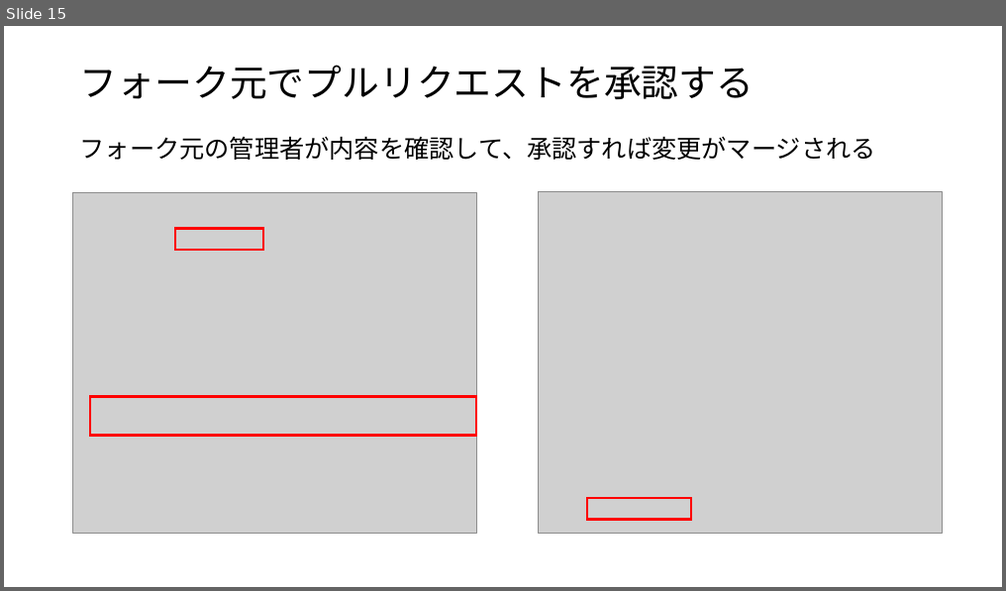
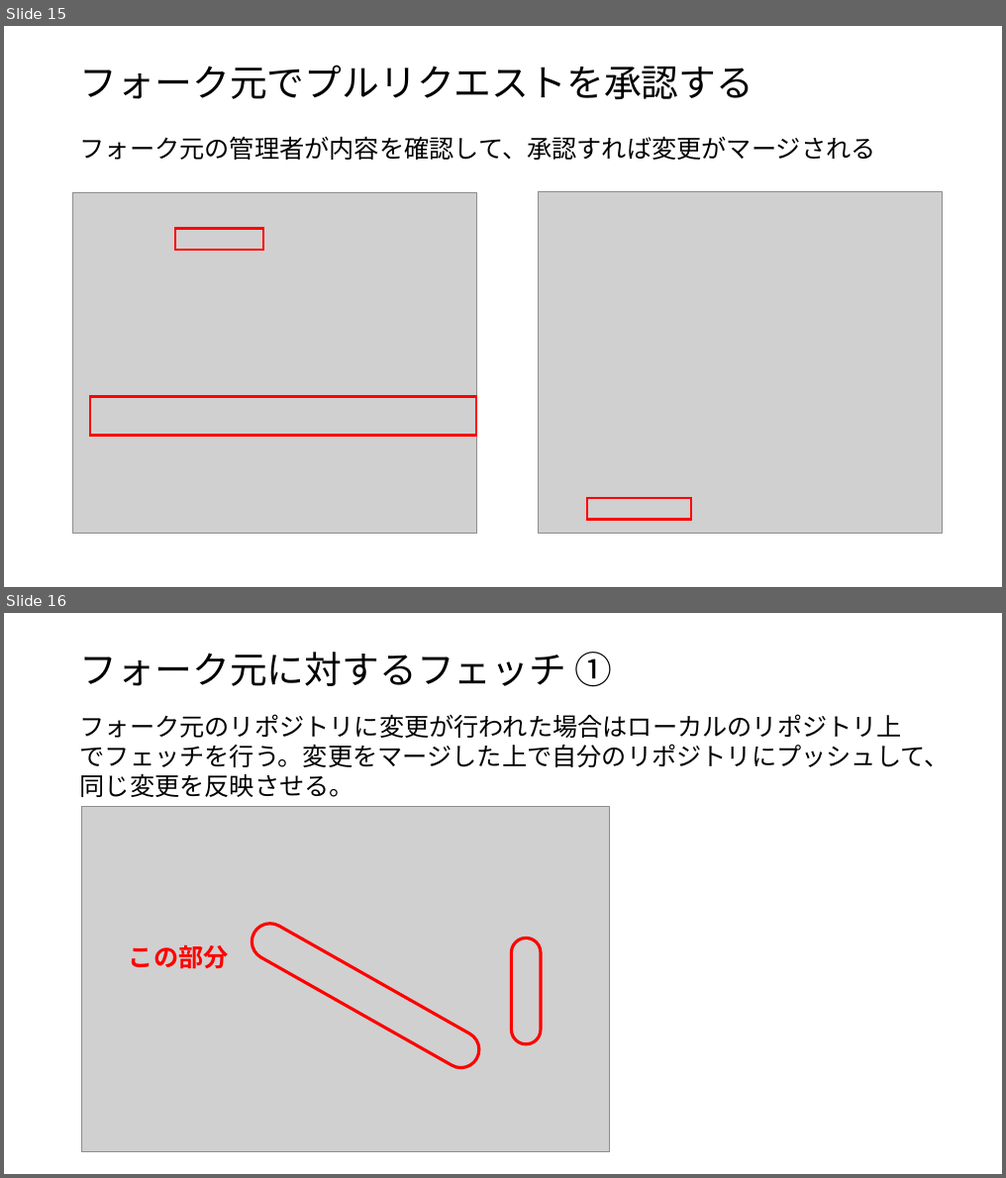
Before and after one commit to Daichi-Hamada/learn-git, a slide deck: GitHubを利用した開発練習/GitHubを利用した開発練習.pptx. Shown one above the other, each under a label of ours: slide 15 before the commit, slides 15 and 16 after it. The pictures are 1006x591 and 1006x1178 pixels, drawn with LibreOffice and Linux fonts; fonts in the diff are those of the drawing; grey boxes stand for pictures. Boxes give left, top, right and bottom in pixels: in the first picture for what was removed or moved away, otherwise in the second. Text is boxed around its words. In the diff, an @@ line names an element or a change of style, - is before the commit and + after.

```diff
--- a/GitHubを利用した開発練習/GitHubを利用した開発練習.pptx
+++ b/GitHubを利用した開発練習/GitHubを利用した開発練習.pptx
@@ slide 16 added at (4, 613, 1002, 1174), background #FFFFFF @@
@@ title added at (80, 652, 613, 687), 36 pt, text #000000 @@
+フォーク元に対するフェッチ ①
@@ text added at (80, 714, 949, 797), 24 pt, text #000000 @@
+フォーク元のリポジトリに変更が行われた場合はローカルのリポジトリ上でフェッチを行う。変更をマージした上で自分のリポジトリにプッシュして、同じ変更を反映させる。
@@ group added at (81, 807, 610, 1152): 2 rounded rectangles, 1 picture, 1 text @@
+この部分
```
Also in this commit, not shown: 4 other slides added, 7 other files.
